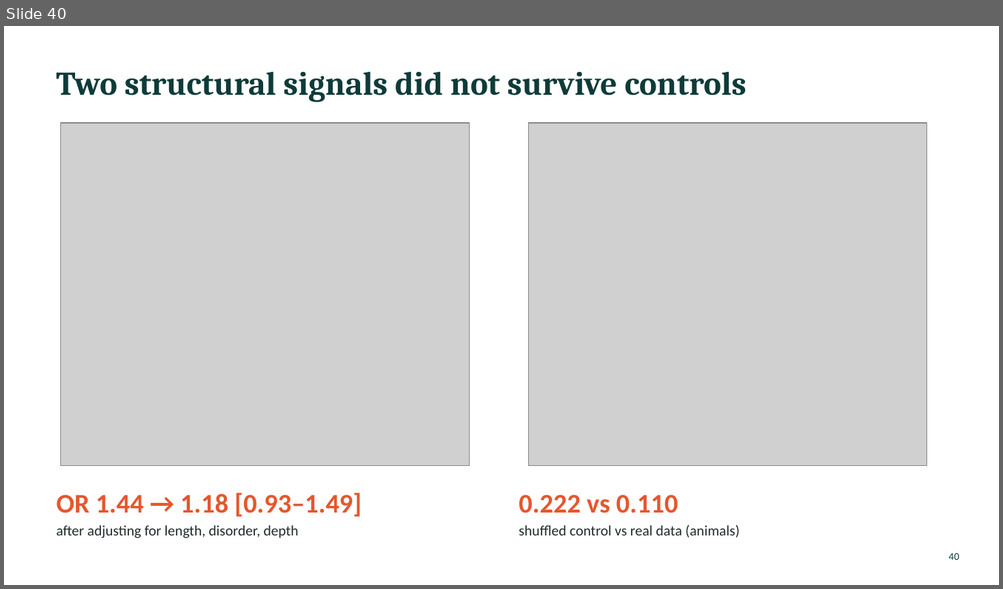
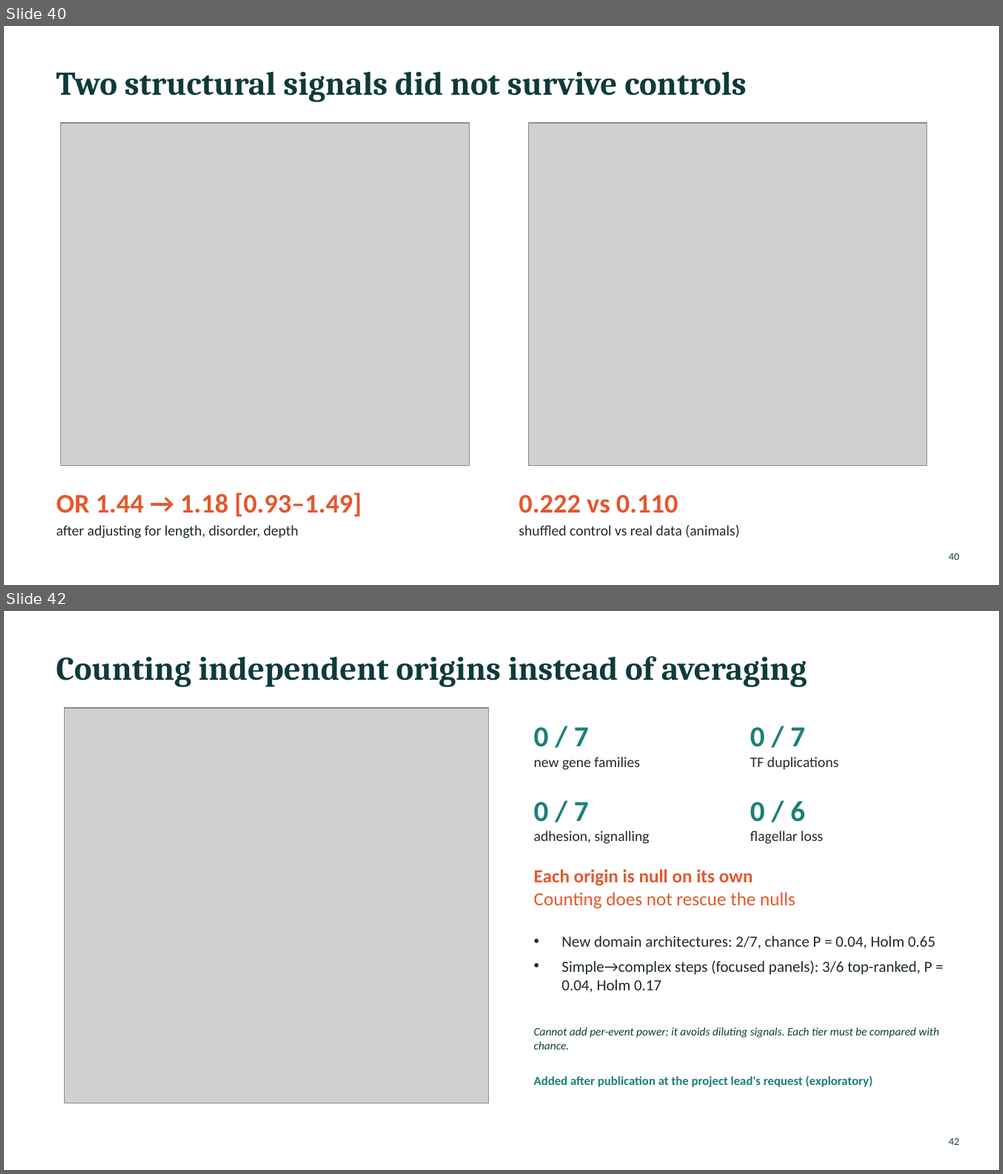
Before and after one commit to evocellnet/hackathon-phase2-multicellularity, a slide deck: report/slides/multicellularity_experiment.pptx. Shown one above the other, each under a label of ours: slide 40 before the commit, slides 40 and 42 after it; the slides between them are not shown. The pictures are 1003x589 and 1003x1174 pixels, drawn with LibreOffice and Linux fonts; fonts in the diff are those of the drawing; grey boxes stand for pictures; background and template pictures are left out. Boxes give left, top, right and bottom in pixels: in the first picture for what was removed or moved away, otherwise in the second. Text is boxed around its words. In the diff, an @@ line names an element or a change of style, - is before the commit and + after.

```diff
--- a/report/slides/multicellularity_experiment.pptx
+++ b/report/slides/multicellularity_experiment.pptx
@@ slide 42 added at [4,611,999,1170], background #FFFFFF @@
@@ title added at [56,656,807,687], 32 pt, text #0E3B39, bold @@
+Counting independent origins instead of averaging
@@ picture added at [65,708,488,1103] @@
@@ text added at [534,727,589,747], 28 pt, text #1B7F79, bold @@
+0 / 7
@@ text added at [750,727,805,747], 28 pt, text #1B7F79, bold @@
+0 / 7
@@ text added at [534,757,640,770], 14 pt, text #1F2A2A @@
+new gene families
@@ text added at [750,757,839,769], 14 pt, text #1F2A2A @@
+TF duplications
@@ text added at [534,802,589,822], 28 pt, text #1B7F79, bold @@
+0 / 7
@@ text added at [750,801,805,822], 28 pt, text #1B7F79, bold @@
+0 / 6
@@ text added at [534,831,649,844], 14 pt, text #1F2A2A @@
+adhesion, signalling
@@ text added at [750,831,822,844], 14 pt, text #1F2A2A @@
+flagellar loss
@@ text added at [534,869,795,909], 18 pt, text #E4572E @@
+Each origin is null on its own
+Counting does not rescue the nulls
@@ text added at [561,936,935,993], 15 pt, text #1F2A2A @@
+• New domain architectures: 2/7, chance P = 0.04, Holm 0.65
+• Simple→complex steps (focused panels): 3/6 top-ranked, P = 0.04, Holm 0.17
@@ text added at [534,1028,939,1050], 11 pt, text #0E3B39, italic @@
+Cannot add per-event power; it avoids diluting signals. Each tier must be compared with chance.
@@ text added at [534,1076,873,1088], 12 pt, text #1B7F79, bold @@
+Added after publication at the project lead's request (exploratory)
@@ page number added at [948,1139,959,1145], 10 pt, text #0E3B39 @@
+42
```
Also in this commit, not shown: 1 slide changed, 1 other slide added, 5 other files.
